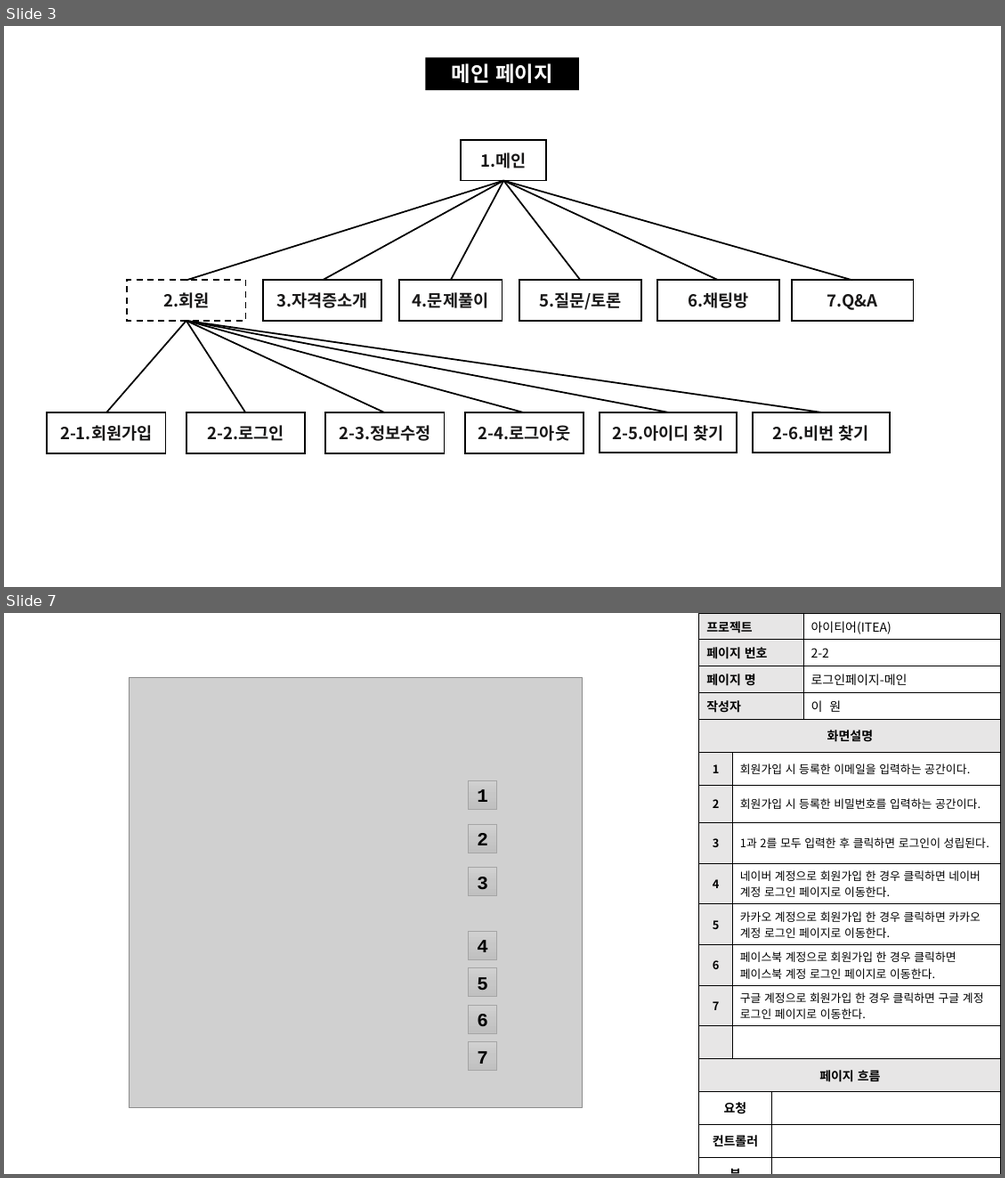
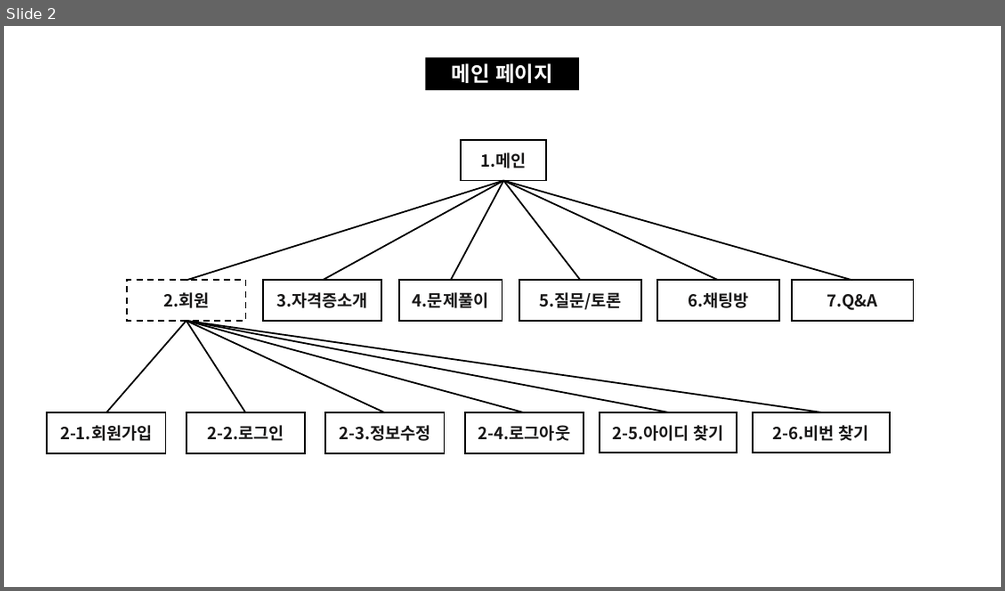
Before and after one commit to skwls2087/itea, a slide deck: 추가자료/스토리보드/스토리보드.pptx. Shown one above the other, each under a label of ours: slides 3 and 7 before the commit, slide 2 after it; the slides between them are not shown. The pictures are 1005x1178 and 1005x591 pixels, drawn with LibreOffice and Linux fonts; fonts in the diff are those of the drawing; grey boxes stand for pictures. Boxes give left, top, right and bottom in pixels: in the first picture for what was removed or moved away, otherwise in the second. Text is boxed around its words. In the diff, an @@ line names an element or a change of style, - is before the commit and + after.

```diff
--- a/추가자료/스토리보드/스토리보드.pptx
+++ b/추가자료/스토리보드/스토리보드.pptx
@@ slide 7 removed at <box>4,613,1001,1174</box>, background #FFFFFF @@
@@ table removed at <box>699,613,1001,719</box>, 4 rows, 2 columns @@
-프로젝트 | 아이티어(ITEA)
-페이지 번호 | 2-2
-페이지 명 | 로그인페이지-메인
-작성자 | 이 원
@@ picture removed at <box>129,677,582,1107</box> @@
@@ table removed at <box>699,719,1001,1174</box>, 13 rows, 3 columns @@
-화면설명 |  | 
-1 | 회원가입 시 등록한 이메일을 입력하는 공간이다. | 
-2 | 회원가입 시 등록한 비밀번호를 입력하는 공간이다. | 
-3 | 1과 2를 모두 입력한 후 클릭하면 로그인이 성립된다. | 
-4 | 네이버 계정으로 회원가입 한 경우 클릭하면 네이버 계정 로그인 페이지로 이동한다. | 
-5 | 카카오 계정으로 회원가입 한 경우 클릭하면 카카오 계정 로그인 페이지로 이동한다. | 
-6 | 페이스북 계정으로 회원가입 한 경우 클릭하면 페이스북 계정 로그인 페이지로 이동한다. | 
-7 | 구글 계정으로 회원가입 한 경우 클릭하면 구글 계정 로그인 페이지로 이동한다. | 
- |  | 
-페이지 흐름 |  | 
-요청 |  | 
-컨트롤러 |  | 
-뷰 |  | 
@@ rectangle removed at <box>469,780,497,809</box> @@
-1
@@ rectangle removed at <box>469,825,497,853</box> @@
-2
@@ rectangle removed at <box>469,868,497,896</box> @@
-3
@@ rectangle removed at <box>469,931,497,959</box> @@
-4
@@ rectangle removed at <box>469,968,497,997</box> @@
-5
@@ rectangle removed at <box>469,1005,497,1033</box> @@
-6
@@ rectangle removed at <box>469,1041,497,1070</box> @@
-7
@@ what was slide 3 is now slide 2 @@
```
Also in this commit, not shown: 3 slides changed, 15 other slides removed, 23 other files.
